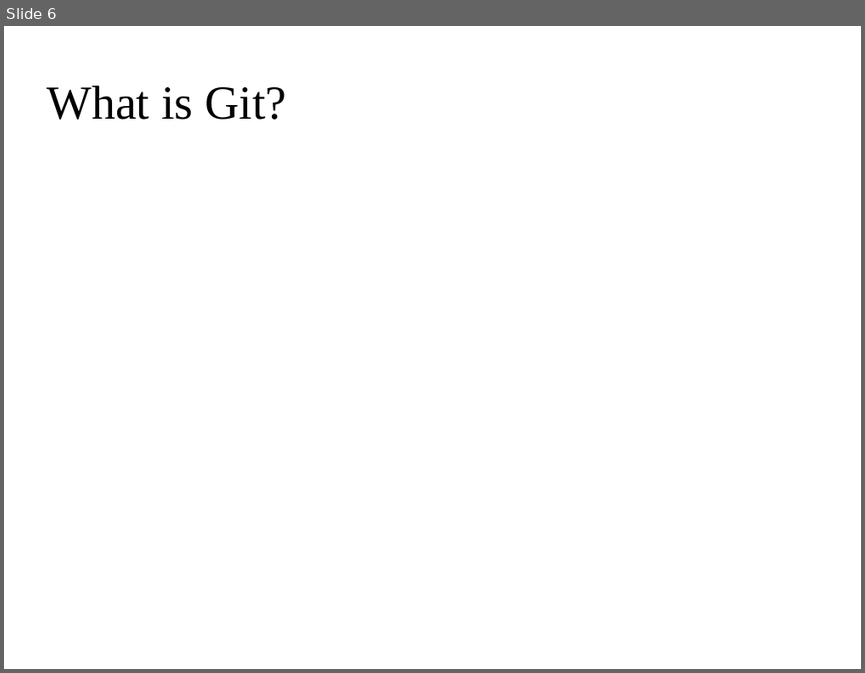
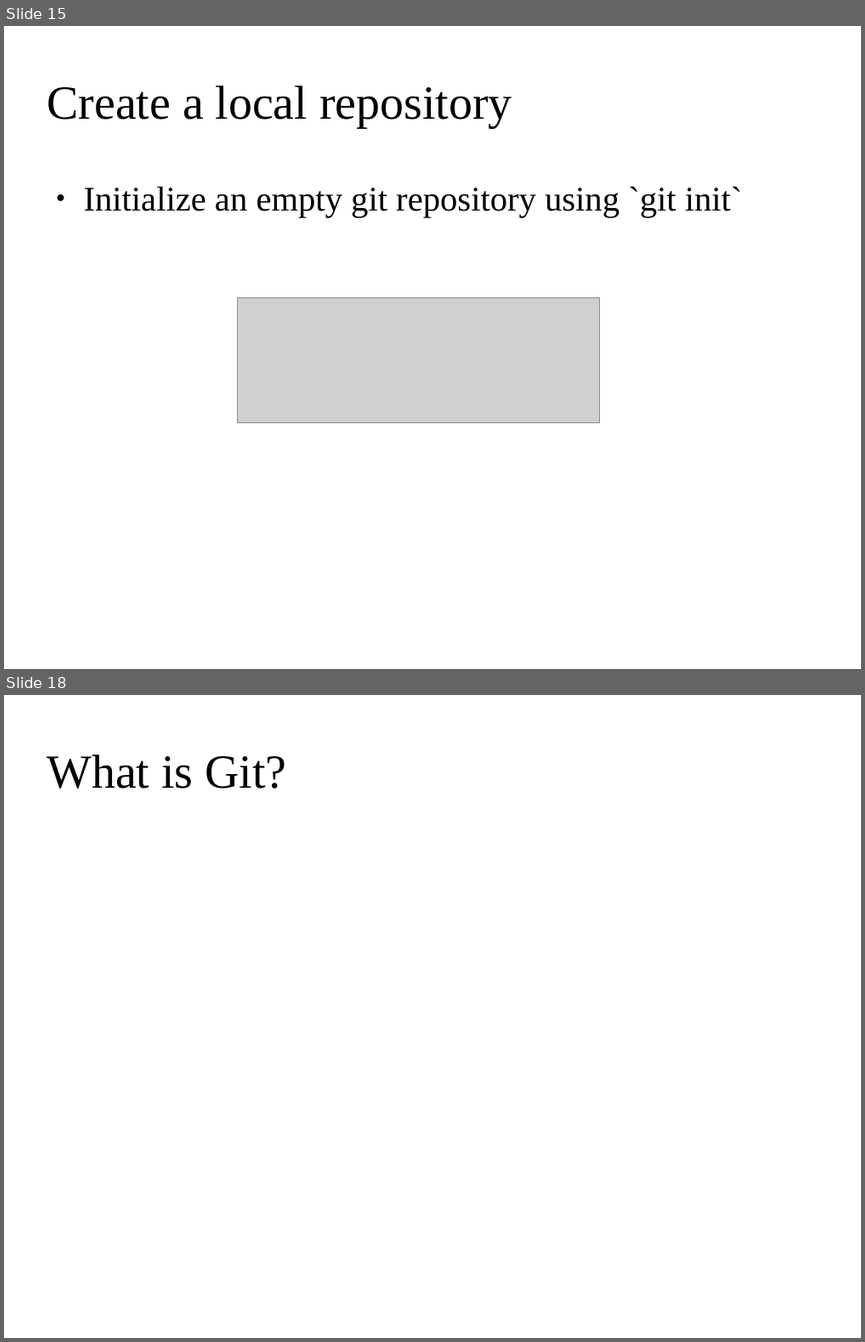
Before and after one commit to ehsansh84/git-tutorial, a slide deck: git.odp. Shown one above the other, each under a label of ours: slide 6 before the commit, slides 15 and 18 after it; the slides between them are not shown. The pictures are 865x673 and 865x1342 pixels, drawn with LibreOffice and Linux fonts; fonts in the diff are those of the drawing; grey boxes stand for pictures; background and template pictures are left out. Boxes give left, top, right and bottom in pixels: in the first picture for what was removed or moved away, otherwise in the second. Text is boxed around its words. In the diff, an @@ line names an element or a change of style, - is before the commit and + after.

```diff
--- a/git.odp
+++ b/git.odp
@@ slide 15 added at [4, 26, 861, 669], background picture (left out) @@
@@ title added at [46, 86, 511, 128], 44 pt, text #000000 @@
+Create a local repository
@@ text added at [84, 186, 743, 217], 32 pt, text #000000 @@
+● Initialize an empty git repository using `git init`
@@ picture added at [237, 298, 601, 422] @@
@@ what was slide 6 is now slide 18 @@
```
Also in this commit, not shown: 1 slide changed, 19 other slides added.
